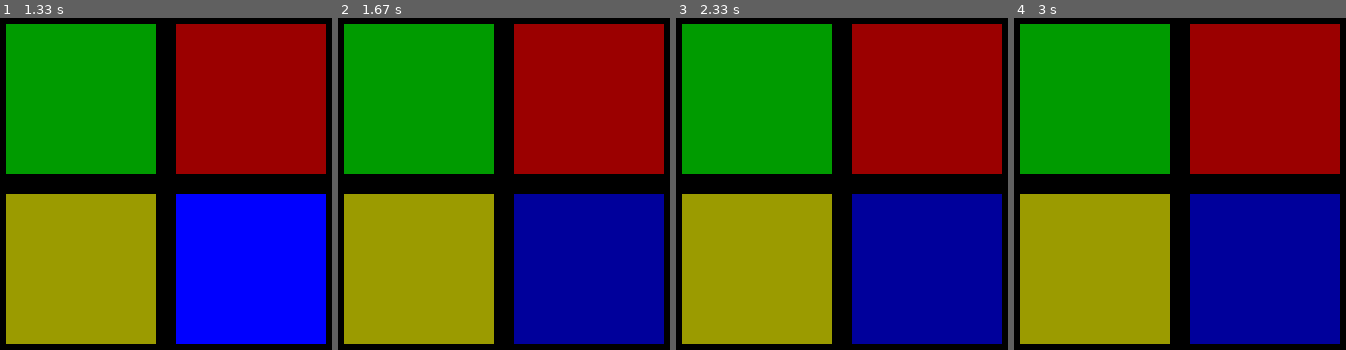
Above: before the commit, frames 1-4 (left to right).
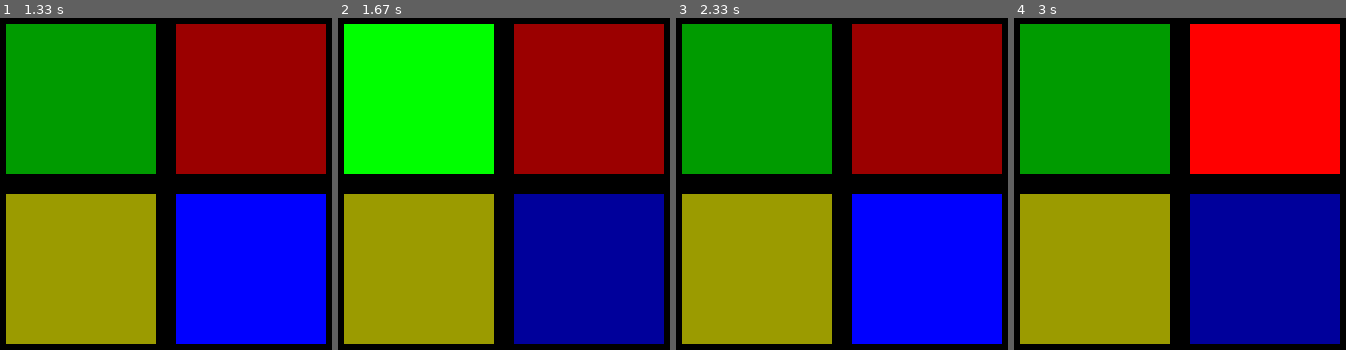
Above: after the commit, the same moments.

Repository: jonasbp/genius
Game: pygame game, started from jogo.py
Same seed, same stepped clock (60 frames per second), same inputs: the game is played once before the commit and once after it.
Inputs (mouse positions are in pixels of both pictures, inside the frame that each line leads up to):
- Up to frame 1 (1.33 s): no input
- Up to frame 2 (1.67 s): click (357, 154) at 1.38 s
- Up to frame 3 (2.33 s): click (908, 250) at 1.8 s; click (861, 81) at 2.32 s
- Up to frame 4 (3 s): move the mouse to (1166, 316) at 2.7 s

Frame 1 is identical in both runs. In frame 2, 20% of the frame differs, in the area x 1-47%, y 1-47%; in frame 3, 20%; in frame 4, 20%.

Commit message:
Agora com audio e luz

Diff:
--- a/jogo.py
+++ b/jogo.py
@@ -310,18 +310,30 @@
             pos = pygame.mouse.get_pos()
             if verde_rect.collidepoint(pos) == 1:
                 print("Você apertou certo")
+                r_verde_claro(window)
+                SOM00.play()
+                pygame.time.wait(500)
                 ck.append(0)
                 print(ck)
             if vermelho_rect.collidepoint(pos) == 1:
                 print("Você apertou certo")
+                r_vermelho_claro(window)
+                SOM01.play()
+                pygame.time.wait(500)
                 ck.append(1)
                 print(ck)
             if amarelo_rect.collidepoint(pos) == 1:
                 print("Você apertou certo")
+                r_amarelo_claro(window)
+                SOM02.play()
+                pygame.time.wait(500)
                 ck.append(2)
                 print(ck)
             if azul_rect.collidepoint(pos) == 1:
                 print("Você apertou certo")
+                r_azul_claro(window)
+                SOM03.play()
+                pygame.time.wait(500)
                 ck.append(3)
                 print(ck)
 
@@ -329,6 +341,7 @@
                 print("0i")
                 round3()
                 ck = ["z"]
+
 
             if len(ck) >= 3:
                 if ck[1] == lista[0] and ck[2] == lista[1] and flag4 == True:
@@ -338,18 +351,23 @@
                     flag4 = False
                     ck = ["z"]
 
+
             if len(ck) >= 4:
                 if ck[1] == lista[0] and ck[2] == lista[1] and ck[3] == lista[2] and flag5 == True:
                     print("PASSOU")
                     round5()
                     flag5 = False
                     ck = ["z"]
+
+
             if len(ck) >= 5:
                 if ck[1] == lista[0] and ck[2] == lista[1] and ck[3] == lista[2] and ck[4] == lista[3] and flag6 == True:
                     print("NOVIDADE")
                     round6()
                     flag6 = False
                     ck = ["z"]
+
+
             if len(ck) >= 6:
                 if ck[1] == lista[0] and ck[2] == lista[1] and ck[3] == lista[2] and ck[4] == lista[3] and ck[5] == lista[4] and flag7 == True:
                     print("FASE DA LAYNE")
@@ -357,6 +375,7 @@
                     flag7 = False
                     ck = ["z"]
 
+
             if len(ck) >= 7:
                 if ck[1] == lista[0] and ck[2] == lista[1] and ck[3] == lista[2] and ck[4] == lista[3] and ck[5] == lista[4] and ck[6] == lista[5] and flag8 == True:
                     print("FASE DA JONAS")
@@ -364,6 +383,7 @@
                     flag8 = False
                     ck = ["z"]
 
+
             if len(ck) >= 8:
                 if ck[1] == lista[0] and ck[2] == lista[1] and ck[3] == lista[2] and ck[4] == lista[3] and ck[5] == lista[4] and ck[6] == lista[5] and ck[7] == lista[6] and flag9 == True:
                     print("OLHAA")
@@ -371,6 +391,7 @@
                     flag9 = False
                     ck = ["z"]
 
+
             if len(ck) >= 9:
                 if ck[1] == lista[0] and ck[2] == lista[1] and ck[3] == lista[2] and ck[4] == lista[3] and ck[5] == lista[4] and ck[6] == lista[5] and ck[7] == lista[6] and ck[8] == lista[7] and flag10 == True:
                     print("Quase")
@@ -378,12 +399,15 @@
                     flag10 = False
                     ck = ["z"]
 
+
             if len(ck) >= 10:
                 if ck[1] == lista[0] and ck[2] == lista[1] and ck[3] == lista[2] and ck[4] == lista[3] and ck[5] == lista[4] and ck[6] == lista[5] and ck[7] == lista[6] and ck[8] == lista[7] and ck[9] == lista[8] and flag11 == True:
                     print("Uiii")
                     round11()
                     flag11 = False
                     ck = ["z"]
+
+
             if len(ck) >= 11:
                 if ck[1] == lista[0] and ck[2] == lista[1] and ck[3] == lista[2] and ck[4] == lista[3] and ck[5] == lista[4] and ck[6] == lista[5] and ck[7] == lista[6] and ck[8] == lista[7] and ck[9] == lista[8] and ck[10] == lista[9] and flag12 == True:
                     print("Uiii")
@@ -393,6 +417,7 @@
 
 
 
+
 # FINALIZA
 pygame.quit()  # Função do PyGame que finaliza os recursos utilizados
 #lista[0] == 3
